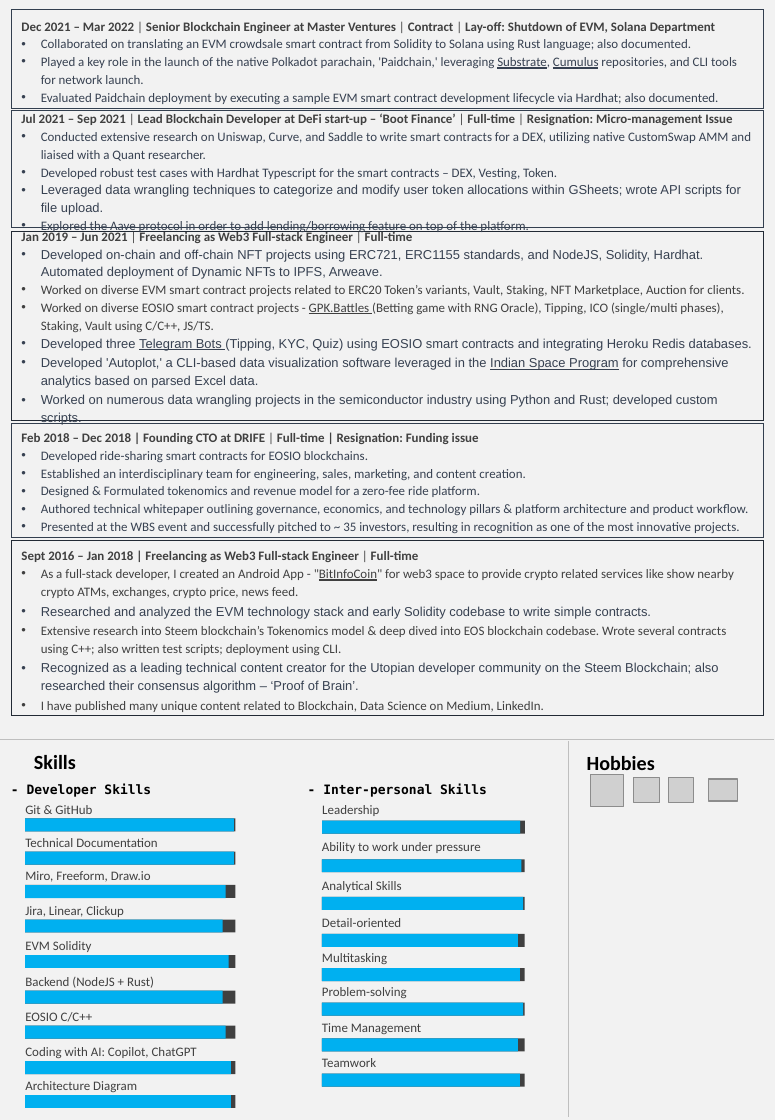
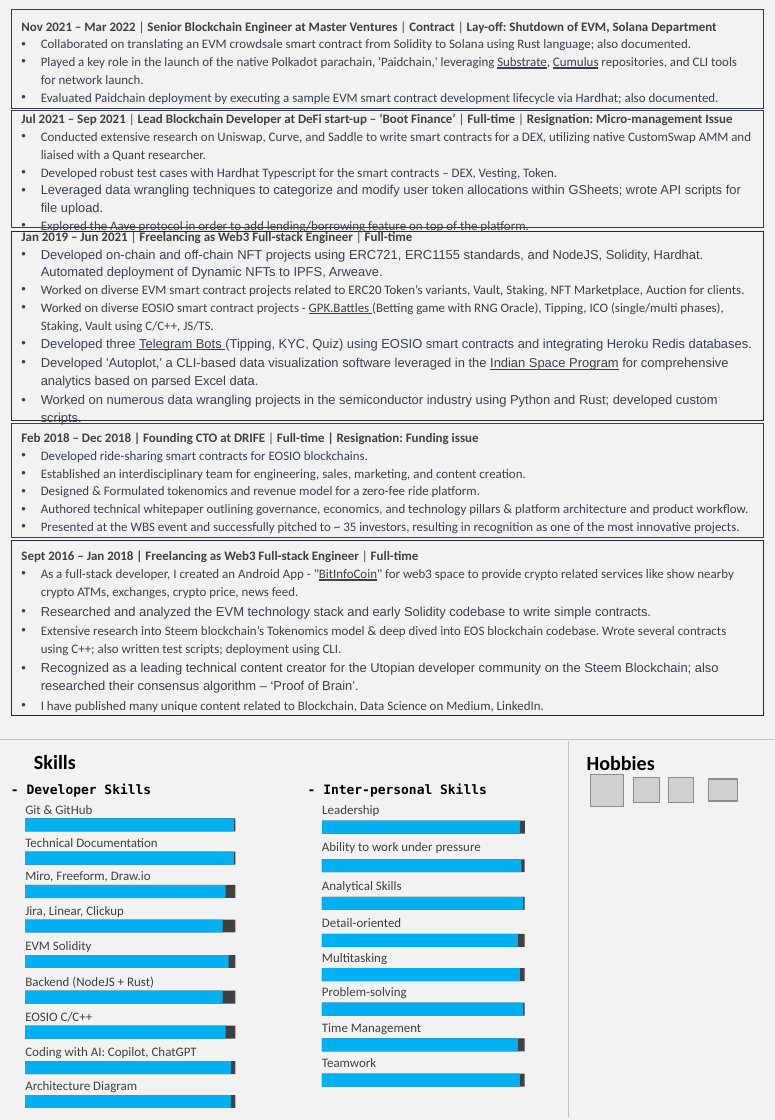
Before and after one commit to abhi3700/my_resume, a slide deck: slide 2 of my_resume_v2.pptx. Drawn at 775x1120 pixels with LibreOffice and Linux fonts; fonts in the diff are those of the drawing; grey boxes stand for pictures; background and template pictures are left out. Boxes give left, top, right and bottom in pixels: in the first picture for what was removed or moved away, otherwise in the second. Text is boxed around its words. In the diff, an @@ line names an element or a change of style, - is before the commit and + after.

```diff
--- a/my_resume_v2.pptx
+++ b/my_resume_v2.pptx
@@ text in rectangle at bbox=[21, 22, 716, 33]: text changed @@
-Dec 2021 – Mar 2022 | Senior Blockchain Engineer at Master Ventures | Contract | Lay-off: Shutdown of EVM, Solana Department
+Nov 2021 – Mar 2022 | Senior Blockchain Engineer at Master Ventures | Contract | Lay-off: Shutdown of EVM, Solana Department
```
Also in this commit, not shown: 1 other file.
